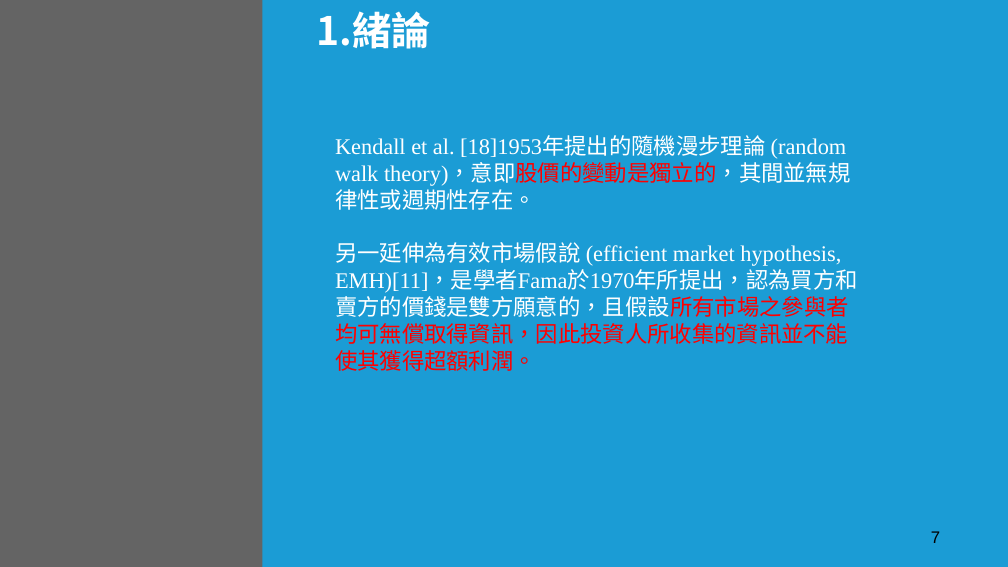
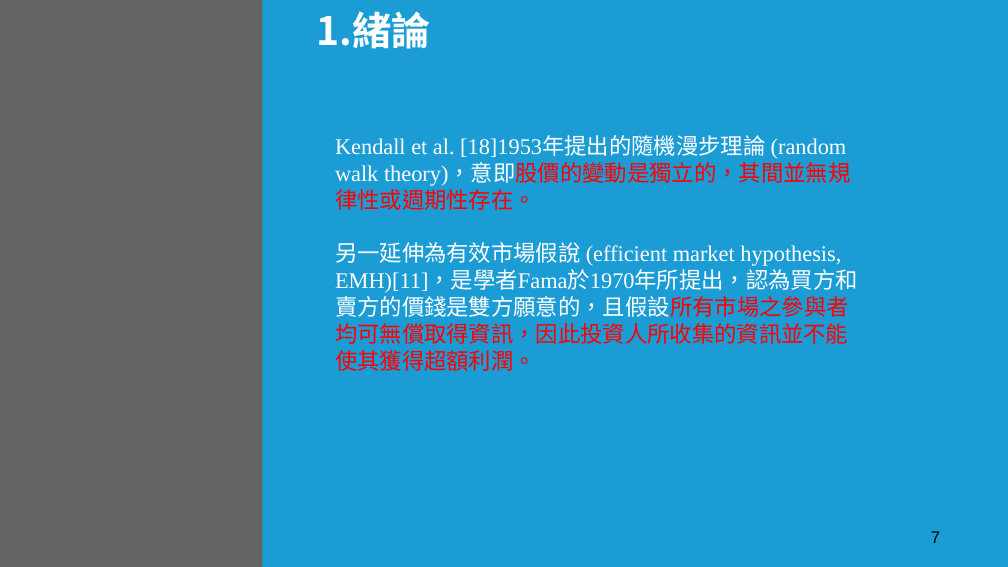
Before and after one commit to add11013/AI, a slide deck: slide 7 of Master Dissertation/碩士論文.pptx. Drawn at 1008x567 pixels with LibreOffice and Linux fonts; fonts in the diff are those of the drawing; background and template pictures are left out; a plain dark background stands for a picture behind light text. Boxes give left, top, right and bottom in pixels: in the first picture for what was removed or moved away, otherwise in the second. Text is boxed around its words. In the diff, an @@ line names an element or a change of style, - is before the commit and + after.

```diff
--- a/Master Dissertation/碩士論文.pptx
+++ b/Master Dissertation/碩士論文.pptx
@@ text at (335,136,850,210): text colour #FFFFFF to #FF0000 in "theory)，意即股價的變動是獨立的，其間並無規律性或週期性存在。" @@
```
Also in this commit, not shown: 17 other slides changed, 29 slides added, 7 other files.
